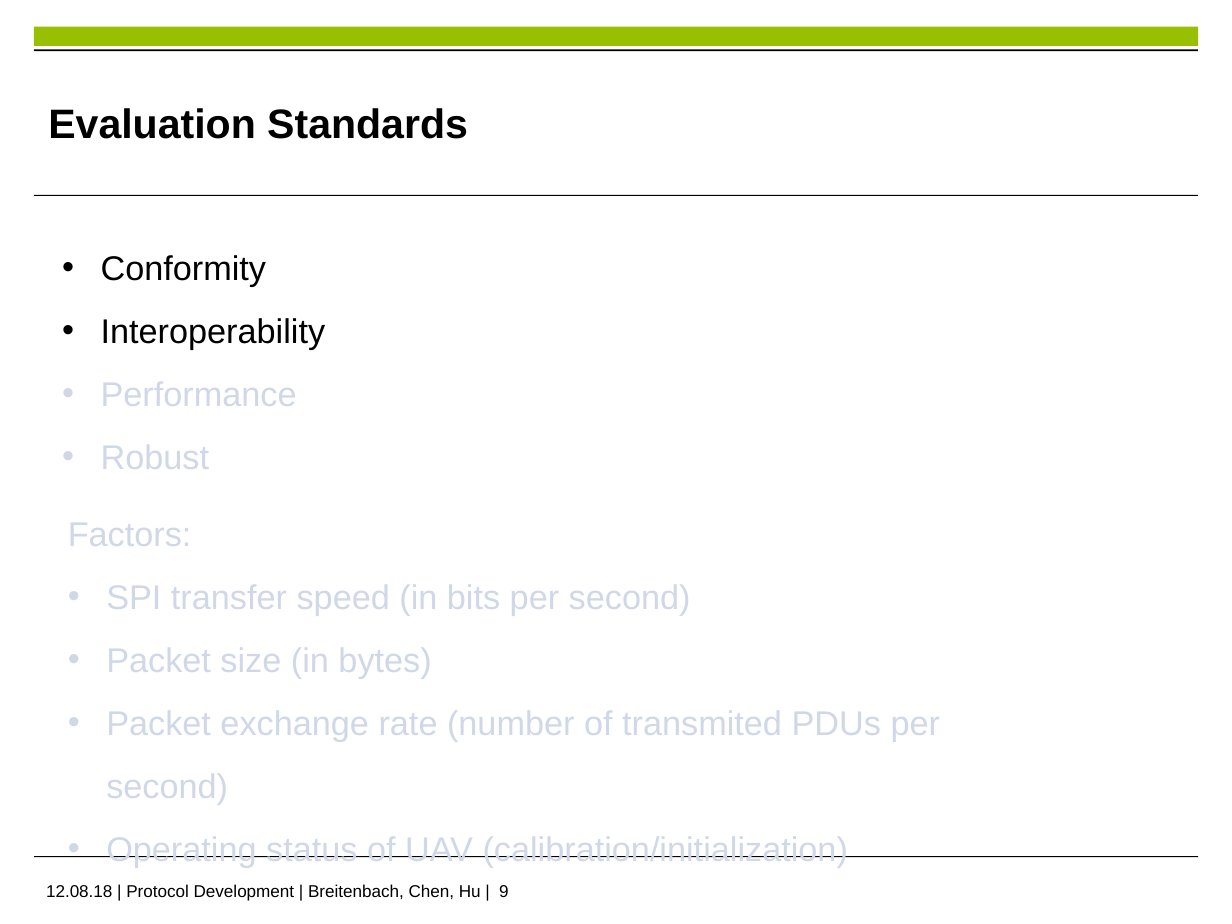
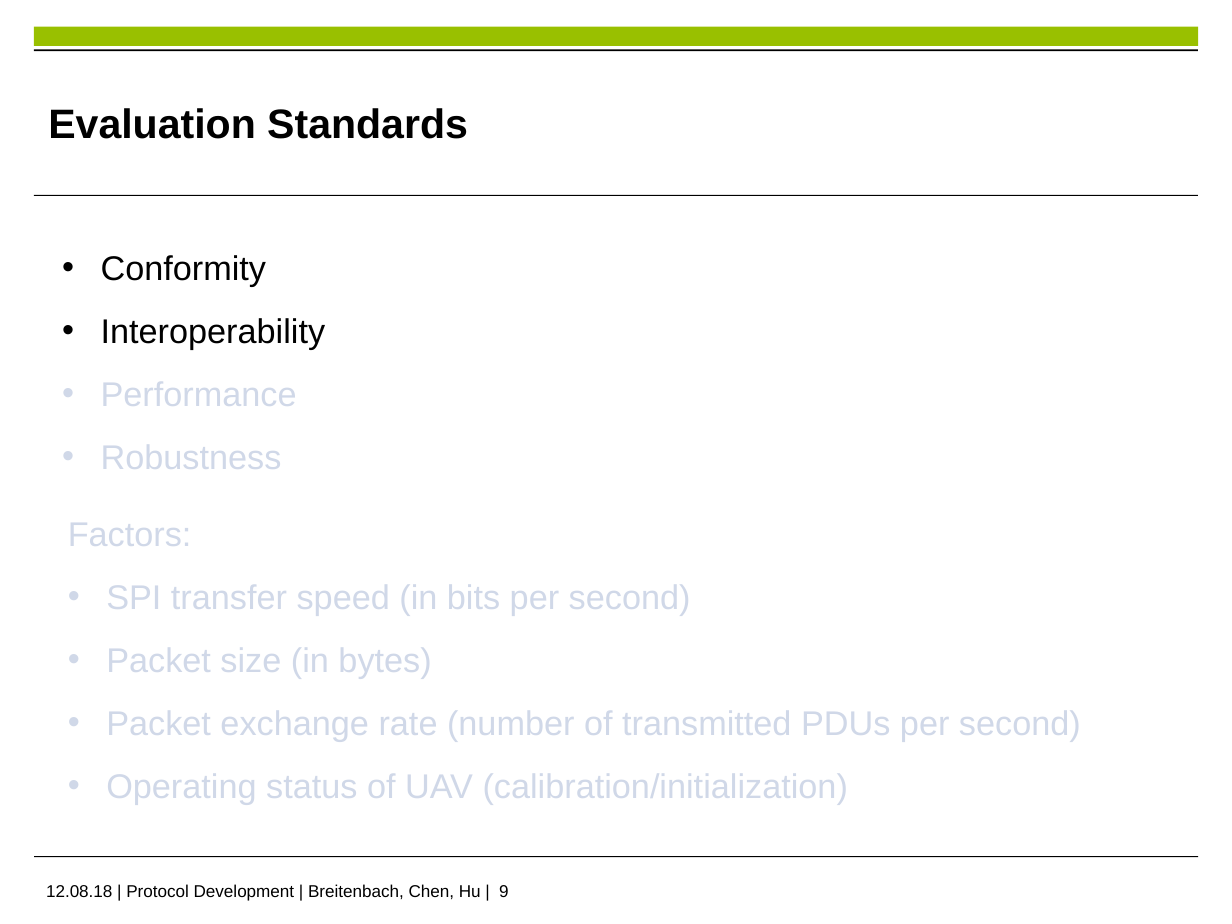
Before and after one commit to im-Kitsch/RMR_sensor_fusion, a slide deck: slide 9 of data/presentation/PS_presentation_FINAL.pptx. Drawn at 1232x924 pixels with LibreOffice and Linux fonts; fonts in the diff are those of the drawing; background and template pictures are left out. Boxes give left, top, right and bottom in pixels: in the first picture for what was removed or moved away, otherwise in the second. Text is boxed around its words. In the diff, an @@ line names an element or a change of style, - is before the commit and + after.

```diff
--- a/data/presentation/PS_presentation_FINAL.pptx
+++ b/data/presentation/PS_presentation_FINAL.pptx
@@ text at bbox=[101, 445, 282, 469]: text changed @@
-• Robust
+• Robustness
@@ text at bbox=[106, 711, 1081, 742]: text changed @@
-  • Packet exchange rate (number of transmited PDUs per second)
+  • Packet exchange rate (number of transmitted PDUs per second)
```
Also in this commit, not shown: 5 other slides changed, 1 other file.
